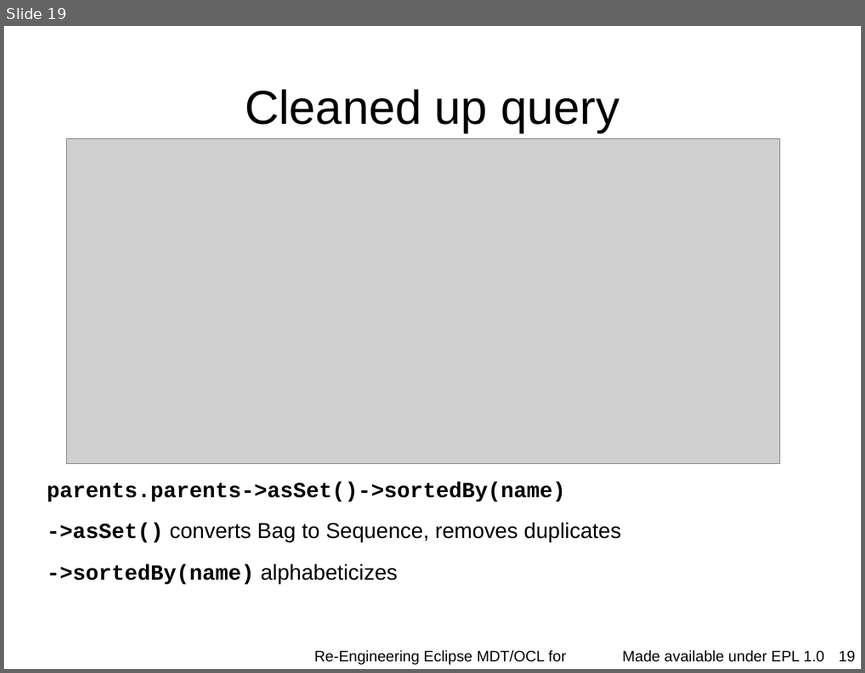
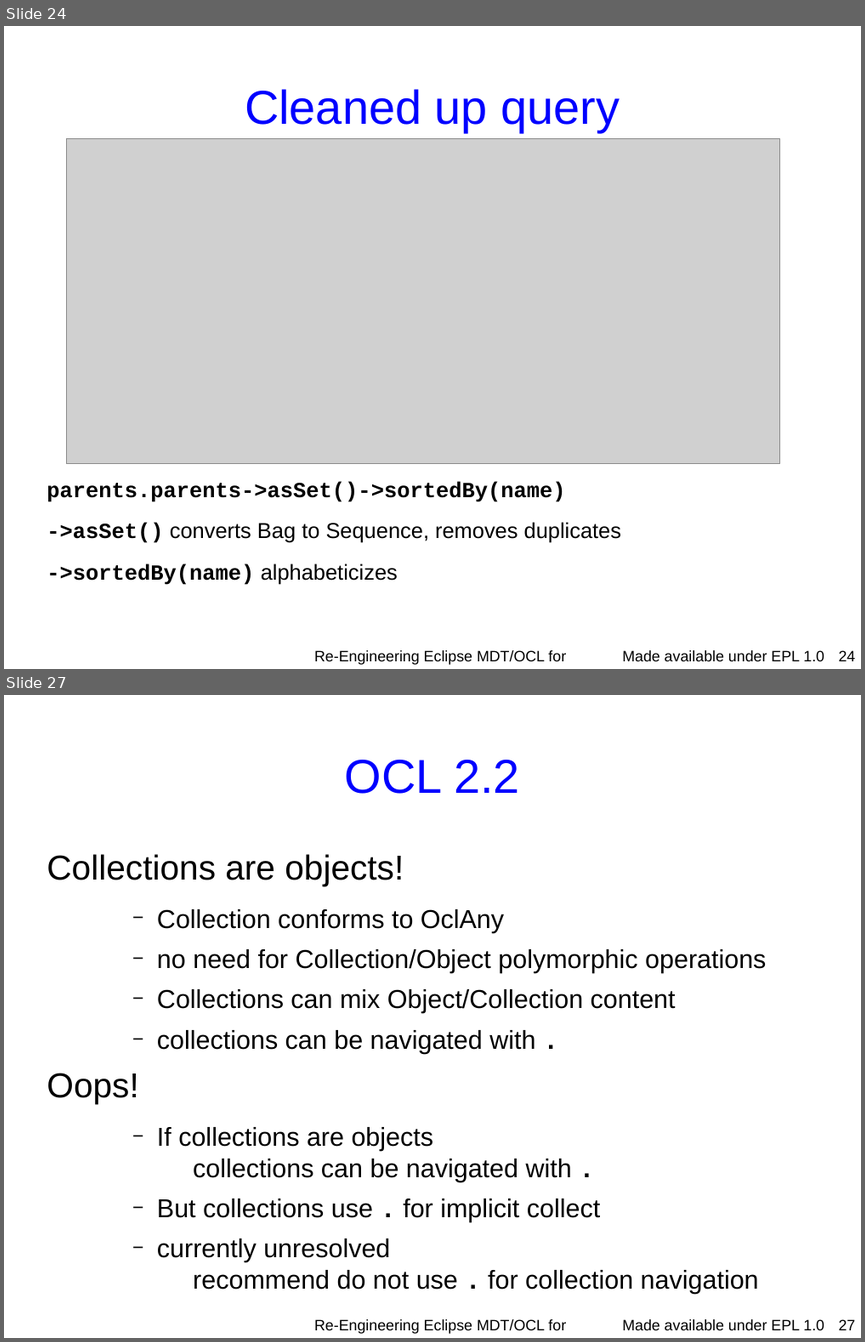
Before and after one commit to eclipse-ocl/ocl-website, a slide deck: ocl/docs/publications/ESE2010LongTalk/EnrichingWithOCL.odp. Shown one above the other, each under a label of ours: slide 19 before the commit, slides 24 and 27 after it; the slides between them are not shown. The pictures are 865x673 and 865x1342 pixels, drawn with LibreOffice and Linux fonts; fonts in the diff are those of the drawing; grey boxes stand for pictures; background and template pictures are left out. Boxes give left, top, right and bottom in pixels: in the first picture for what was removed or moved away, otherwise in the second. Text is boxed around its words. In the diff, an @@ line names an element or a change of style, - is before the commit and + after.

```diff
--- a/ocl/docs/publications/ESE2010LongTalk/EnrichingWithOCL.odp
+++ b/ocl/docs/publications/ESE2010LongTalk/EnrichingWithOCL.odp
@@ slide 27 added at [4,695,861,1338], background #FFFFFF; not listed: 1 template element that a slide beside it also shows @@
@@ title added at [345,760,520,794], 44 pt, text #0000FF @@
+OCL 2.2
@@ text added at [46,854,766,1293], 24 pt, text #000000 @@
+Collections are objects!
+    − Collection conforms to OclAny
+    − no need for Collection/Object polymorphic operations
+    − Collections can mix Object/Collection content
+    − collections can be navigated with .
+Oops!
+    − If collections are objects
+      collections can be navigated with .
+    − But collections use . for implicit collect
+    − currently unresolved
+      recommend do not use . for collection navigation
@@ text added at [314,1319,566,1333], 14 pt, text #000000 @@
+Re-Engineering Eclipse MDT/OCL for Xtext
@@ page number added at [839,1319,856,1330], 14 pt, text #000000 @@
+27
@@ what was slide 19 is now slide 24 @@
@@ slide 24 changed as well @@
@@ title "Cleaned up query" at [245,89,619,132]: text colour #000000 to #0000FF @@
@@ page number at [839,650,856,661]: text changed @@
-19
+24
```
Also in this commit, not shown: 13 other slides changed, 11 other slides added.
